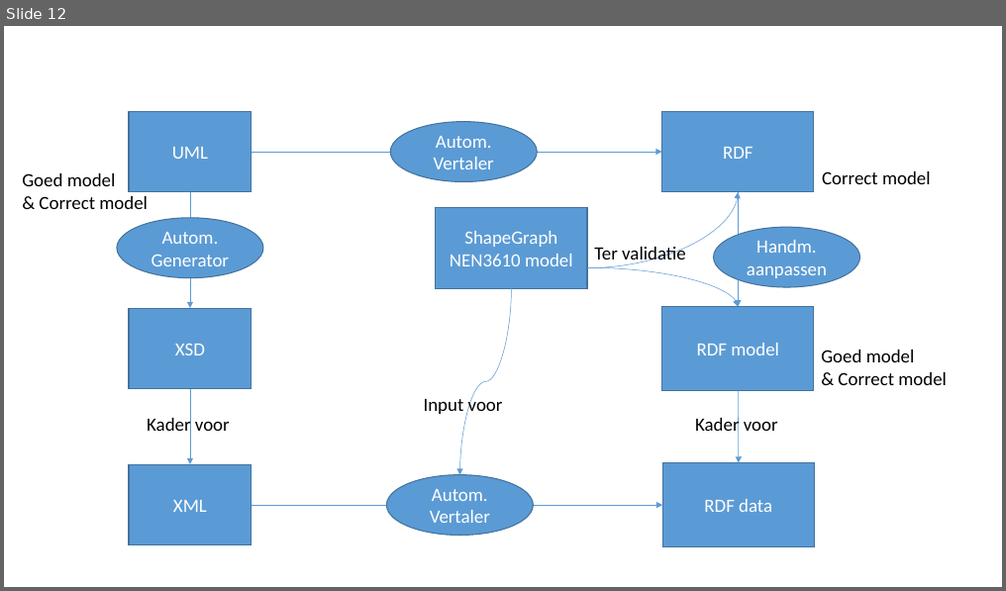
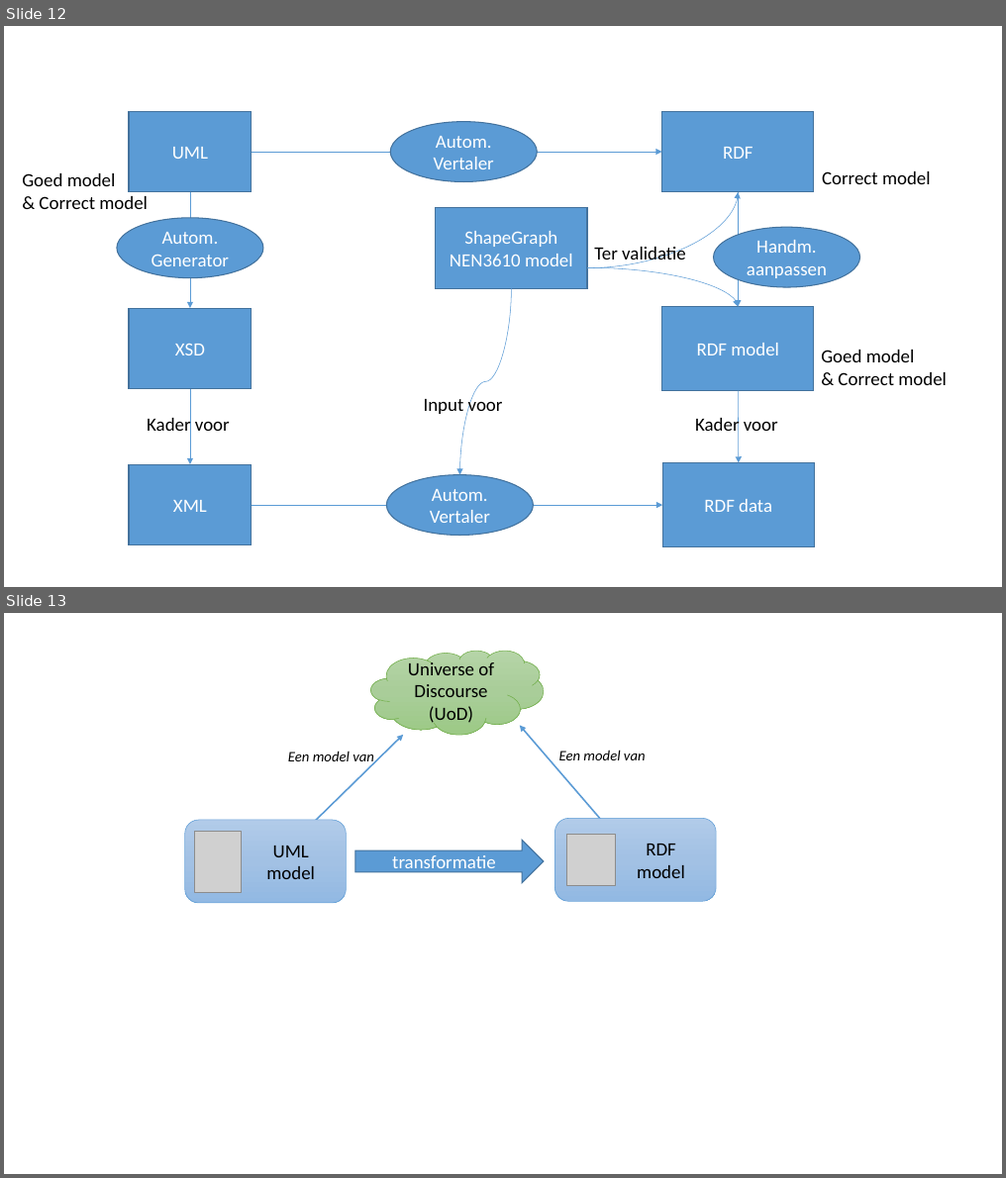
Before and after one commit to Geonovum/NEN3610-Linkeddata, a slide deck: Presentations/NEN3610 SKOS-OWL-SHACL.pptx. Shown one above the other, each under a label of ours: slide 12 before the commit, slides 12 and 13 after it. The pictures are 1006x591 and 1006x1178 pixels, drawn with LibreOffice and Linux fonts; fonts in the diff are those of the drawing; grey boxes stand for pictures. Boxes give left, top, right and bottom in pixels: in the first picture for what was removed or moved away, otherwise in the second. Text is boxed around its words. In the diff, an @@ line names an element or a change of style, - is before the commit and + after.

Commit message:
Transformatiedoel tekst toegevoegd

```diff
--- a/Presentations/NEN3610 SKOS-OWL-SHACL.pptx
+++ b/Presentations/NEN3610 SKOS-OWL-SHACL.pptx
@@ slide 13 added at (x1=4, y1=613, x2=1002, y2=1174), background #FFFFFF @@
@@ thought cloud added at (x1=371, y1=651, x2=544, y2=735), fill gradient #B5D5A7 to #AACE9A to #9CC987, outline #70AD47 0.5 pt, 18 pt, text #000000 @@
+Universe of Discourse
+(UoD)
@@ arrow added from (636, 861) to (520, 725), #5B9BD5 1.5 pt @@
@@ arrow added from (275, 861) to (403, 735), #5B9BD5 1.5 pt @@
@@ text added at (x1=288, y1=751, x2=374, y2=765), 14 pt, text #000000, italic @@
+Een model van
@@ text added at (x1=559, y1=750, x2=646, y2=761), 14 pt, text #000000, italic @@
+Een model van
@@ rectangle added at (x1=336, y1=762, x2=395, y2=805), fill #FFFFFF, outline #FFFFFF 1 pt @@
@@ rounded rectangle added at (x1=185, y1=820, x2=347, y2=903), fill gradient #B1CBE9 to #A3C1E5 to #93B9E4, outline #5B9BD5 0.5 pt, 18 pt, text #000000 @@
+UML
+model
@@ rounded rectangle added at (x1=555, y1=818, x2=716, y2=901), fill gradient #B1CBE9 to #A3C1E5 to #93B9E4, outline #5B9BD5 0.5 pt, 18 pt, text #000000 @@
+RDF
+model
@@ picture added at (x1=194, y1=831, x2=241, y2=892) @@
@@ right arrow added at (x1=355, y1=840, x2=543, y2=883), fill #5B9BD5, outline #43739E 1 pt, 18 pt, text #FFFFFF @@
+transformatie
@@ picture added at (x1=567, y1=834, x2=615, y2=886) @@
```
Also in this commit, not shown: 3 other slides added, 4 other files.
